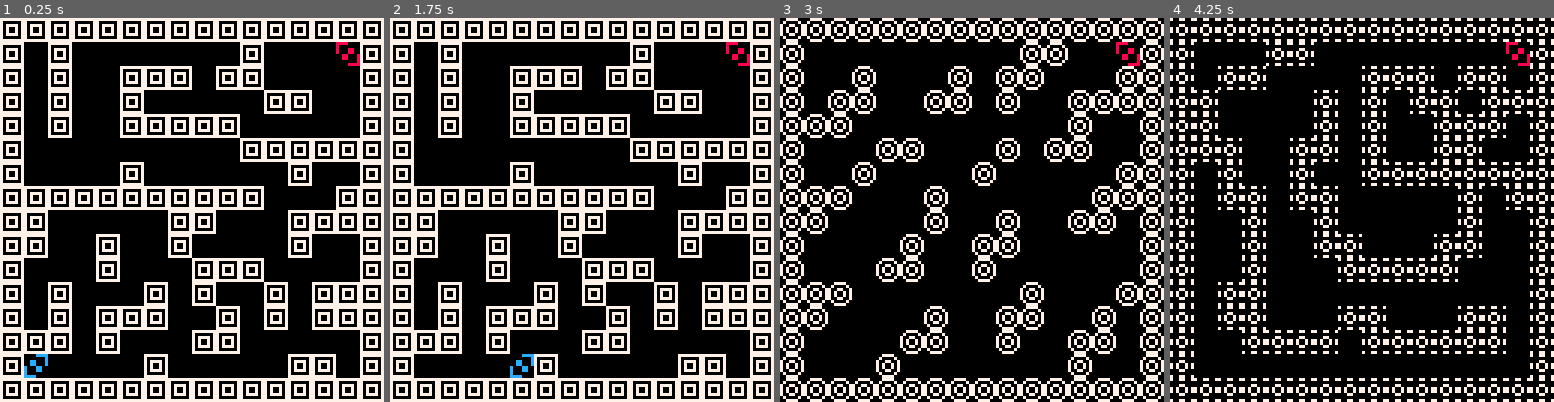
Above: before the commit, frames 1-4 (left to right).
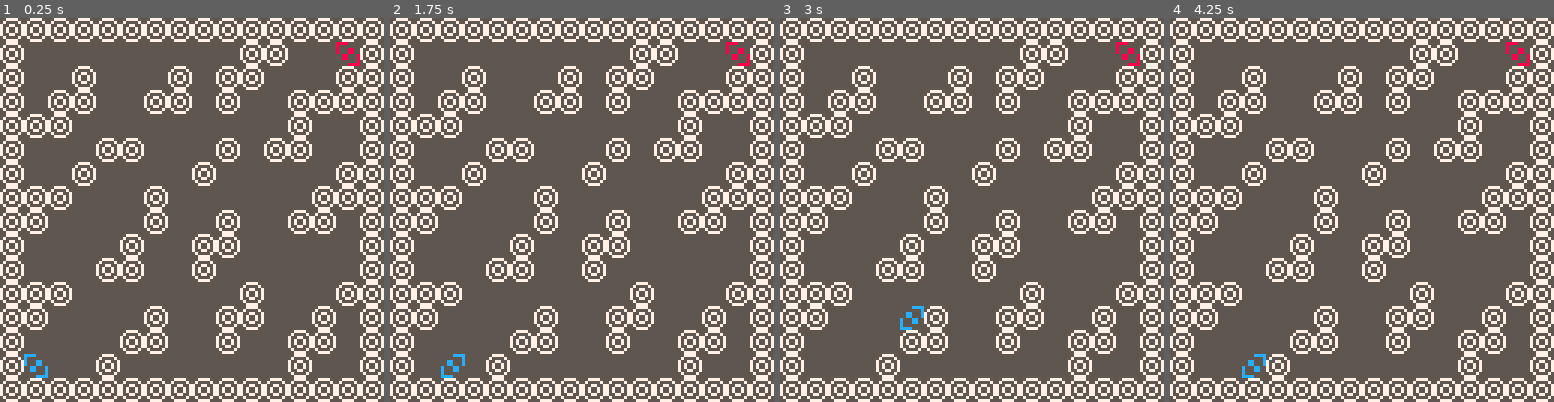
Above: after the commit, the same moments.

Repository: Aaronrss/GraficasComputacionales
Game: PICO-8 cartridge pico8code/maze.p8
Two runs of this game, one before a commit and one after it. Both use one fixed random seed, a clock stepped at 60 frames per second and the inputs below.
Inputs:
- Up to frame 1 (0.25 s): no input
- Up to frame 2 (1.75 s): hold Right from 1.6 s (still down)
- Up to frame 3 (3 s): release Right at 2.1 s; hold Up 2.15-2.42 s; hold Right from 2.47 s (still down)
- Up to frame 4 (4.25 s): release Right at 3.03 s; hold Left 3.08-3.58 s; hold Down 3.63-3.97 s; hold Right from 4.02 s (still down)

The runs differ from the first frame. In frame 1, 87% of the frame differs, in the area x 0-100%, y 0-100%; in frame 2, 87%; in frame 3, 80%; in frame 4, 91%.

Commit message:
maze.p8, collisions in all maps and success counter implemented

Diff:
--- a/pico8code/maze.p8
+++ b/pico8code/maze.p8
@@ -3,7 +3,13 @@
 __lua__
 player = {
 x=8,
-y=112
+y=112,
+s=16,
+h=0,
+pface=true,
+_run=false,
+vx=0,
+vy=0
 }
 
 maze = {
@@ -11,41 +17,117 @@
 y=0
 }
 
-timer=2
+--global vars
+tim=0
+timer=1000
 lvls=8
+points=0
 
 function _init()
 end
 
-function _update()
---timer reset
-if (time()%timer==0) then
-	maze.x+=16
-	player.x=8
-	player.y=112
-end
---levels reset
-if (maze.x%(16*lvls)==0)then
-	maze.x=0
-end
---player movement
-if (btn(⬆️)) then
-	player.y-=8
-	elseif (btn(⬇️))then
-		player.y+=8
-	elseif (btn(➡️))then
-		player.x+=8
-	elseif (btn(⬅️))then
-		player.x-=8
+
+-- _update60 para 60hz
+function _update60()
+	player.vx=0
+	player.vy=0
+	player._run=false
+
+	--timer reset
+	if (tim%timer==0) then
+		maze.x+=16
+		player.x=8
+		player.y=112
+	end
+	--levels reset
+	if (maze.x%(16*lvls)==0)then
+		maze.x=0
+	end
+
+	--player movement
+	if (btn(⬆️)) then
+		player.vy=-1
+		mapi = mget(maze.x+player.x/8,(player.y+player.vy)/8)
+		if fget(mapi,0) then
+			player.vy=0
+		end
+	end
+	if (btn(⬇️)) then
+		player.vy=1
+
+		mapi = mget(maze.x+player.x/8,(player.y+7+player.vy)/8)
+		if fget(mapi,0) then
+			player.vy=0
+		end
+	end
+
+	if (btn(➡️)) then
+		player.vx=1
+		pface=true
+		mapi = mget(maze.x+(player.x+7+player.vx)/8,player.y/8)
+		if fget(mapi,0) then
+			player.vx=0
+		end
+	end
+	if (btn(⬅️)) then
+		player.vx=-1
+		pface=false
+
+		mapi = mget(maze.x+(player.x+player.vx)/8,player.y/8)
+		if fget(mapi,0) then
+			player.vx=0
+		end
+	end
+
+	--collision pantalla con if
+	--[[
+	if player.x>120 then
+		player.x=120
+	elseif player.x<0 then
+		player.x=0
+	end
+	--]]
+
+	-- var de velocidad
+	player.x+=player.vx
+	player.y+=player.vy
+
+	--collision pantalla funcion mid
+	player.x = mid(0,player.x,120)
+	player.y = mid(0,player.y,120)
+
+	if abs(player.vx)!=0 or abs(player.vy)!=0 then
+		player._run=true
+	end
+
+	--success
+	if (player.x==112 and player.y==8) then
+		points+=1
+		print(points)
+	end
+	--player handicaps
+	if (player.h==1) then
+		player.s=18
+	end
+	tim+=1
 end
 
+-- this is run every frame
+function _draw()
+cls(5)
+map(maze.x,maze.y,0,0,16,16)
+
+spr(player.s,(player.x),(player.y),1,1,not pface)
+spr(17,112,8)
+--success
+if (player.x==112 and player.y==8) then
+	spr(19,112,8)
+	tim=0
 end
-
-function _draw()
-cls()
-map(maze.x,maze.y,0,0,16,16)
-spr(16,player.x,player.y)
-spr(17,112,8)
+-- print time in screen
+--[[
+print("tiempo:"..time(),-2,-2,7)
+--]]
 end
 __gfx__
 00000000777777770077770070077007700770070007000770700707700707077707707700000000000000000000000000000000000000000000000000000000
@@ -56,14 +138,14 @@
 00700700707777077007700700077000007007000070007070700707007000000077070000000000000000000000000000000000000000000000000000000000
 00000000700000070700007000000000070000700700070070700707000070707000000700000000000000000000000000000000000000000000000000000000
 00000000777777770077770070077007700770077000700070700707707070077707707700000000000000000000000000000000000000000000000000000000
-0000cccc888800000000000000000000000000000000000000000000000000000000000000000000000000000000000000000000000000000000000000000000
-0000000c800000000000000000000000000000000000000000000000000000000000000000000000000000000000000000000000000000000000000000000000
-00cc000c800088000000000000000000000000000000000000000000000000000000000000000000000000000000000000000000000000000000000000000000
-00cc000c800088000000000000000000000000000000000000000000000000000000000000000000000000000000000000000000000000000000000000000000
-c000cc00008800080000000000000000000000000000000000000000000000000000000000000000000000000000000000000000000000000000000000000000
-c000cc00008800080000000000000000000000000000000000000000000000000000000000000000000000000000000000000000000000000000000000000000
-c0000000000000080000000000000000000000000000000000000000000000000000000000000000000000000000000000000000000000000000000000000000
-cccc0000000088880000000000000000000000000000000000000000000000000000000000000000000000000000000000000000000000000000000000000000
+0000cccc888800000000111100000000000000000000000000000000000000000000000000000000000000000000000000000000000000000000000000000000
+0000000c80000000000000010bbbbbb0000000000000000000000000000000000000000000000000000000000000000000000000000000000000000000000000
+00cc000c80008800001100010b0000b0000000000000000000000000000000000000000000000000000000000000000000000000000000000000000000000000
+00cc000c80008800001100010b0000b0000000000000000000000000000000000000000000000000000000000000000000000000000000000000000000000000
+c000cc0000880008100011000b0000b0000000000000000000000000000000000000000000000000000000000000000000000000000000000000000000000000
+c000cc0000880008100011000b0000b0000000000000000000000000000000000000000000000000000000000000000000000000000000000000000000000000
+c000000000000008100000000bbbbbb0000000000000000000000000000000000000000000000000000000000000000000000000000000000000000000000000
+cccc0000000088881111000000000000000000000000000000000000000000000000000000000000000000000000000000000000000000000000000000000000
 __gff__
 0001010101010101010000000000000000020000000000000000000000000000000000000000000000000000000000000000000000000000000000000000000000000000000000000000000000000000000000000000000000000000000000000000000000000000000000000000000000000000000000000000000000000000
 0000000000000000000000000000000000000000000000000000000000000000000000000000000000000000000000000000000000000000000000000000000000000000000000000000000000000000000000000000000000000000000000000000000000000000000000000000000000000000000000000000000000000000
Not shown, changed: .DS_Store
Not shown, added: pico8code/.DS_Store
